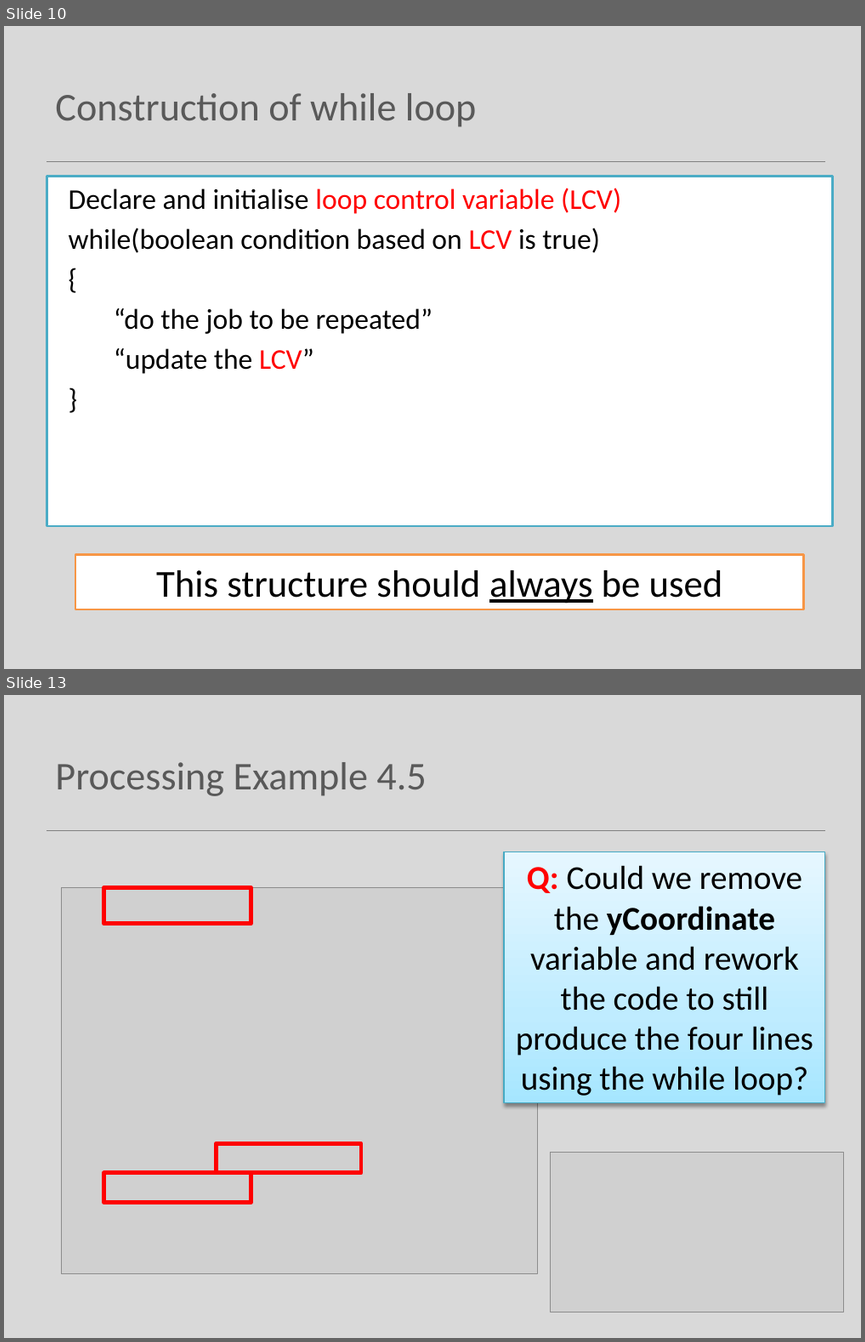
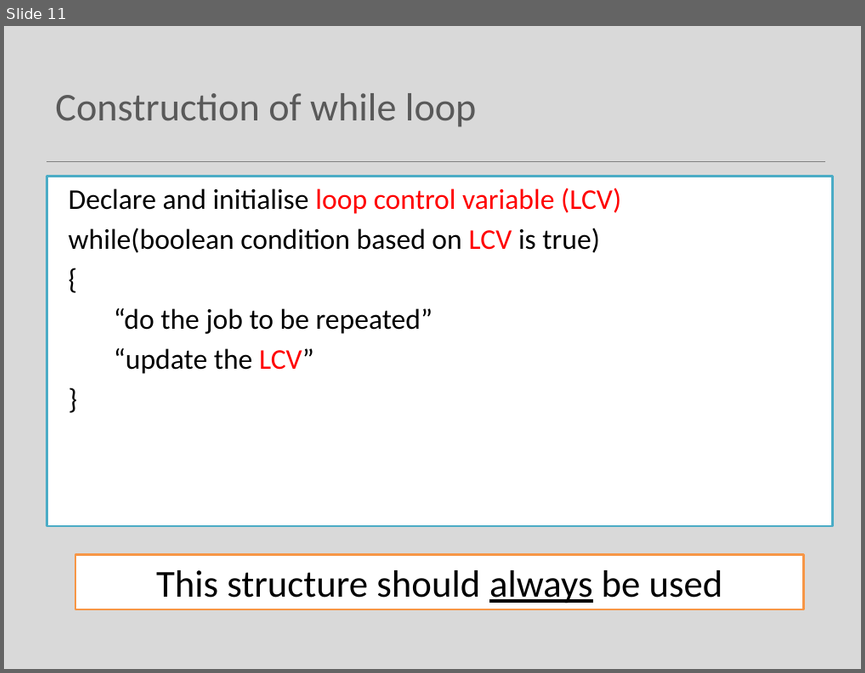
Before and after one commit to Programming-Fundamentals-SETU/prog-fund-1-sept-25, a slide deck: topic05-loops/unit-1-lectures/talk-1-iteration-while/a-iteration-while.pptx. Shown one above the other, each under a label of ours: slides 10 and 13 before the commit, slide 11 after it; the slides between them are not shown. The pictures are 865x1342 and 865x673 pixels, drawn with LibreOffice and Linux fonts; fonts in the diff are those of the drawing; grey boxes stand for pictures. Boxes give left, top, right and bottom in pixels: in the first picture for what was removed or moved away, otherwise in the second. Text is boxed around its words. In the diff, an @@ line names an element or a change of style, - is before the commit and + after.

```diff
--- a/topic05-loops/unit-1-lectures/talk-1-iteration-while/a-iteration-while.pptx
+++ b/topic05-loops/unit-1-lectures/talk-1-iteration-while/a-iteration-while.pptx
@@ slide 13 removed at bbox=[4, 695, 861, 1338], background #D9D9D9; not listed: 1 template element that a slide beside it also shows @@
@@ title removed at bbox=[55, 762, 426, 796] @@
-Processing Example 4.5
@@ rectangle removed at bbox=[504, 851, 825, 1103] @@
-Q: Could we remove the yCoordinate variable and rework the code to still produce the four lines using the while loop?
@@ picture removed at bbox=[62, 888, 537, 1273] @@
@@ rectangle removed at bbox=[104, 888, 251, 924] @@
@@ rectangle removed at bbox=[216, 1143, 361, 1172] @@
@@ picture removed at bbox=[550, 1151, 843, 1311] @@
@@ rectangle removed at bbox=[104, 1173, 251, 1202] @@
@@ what was slide 10 is now slide 11 @@
```
Also in this commit, not shown: 4 slides changed, 2 slides added, 3 other slides removed, 16 other files.
